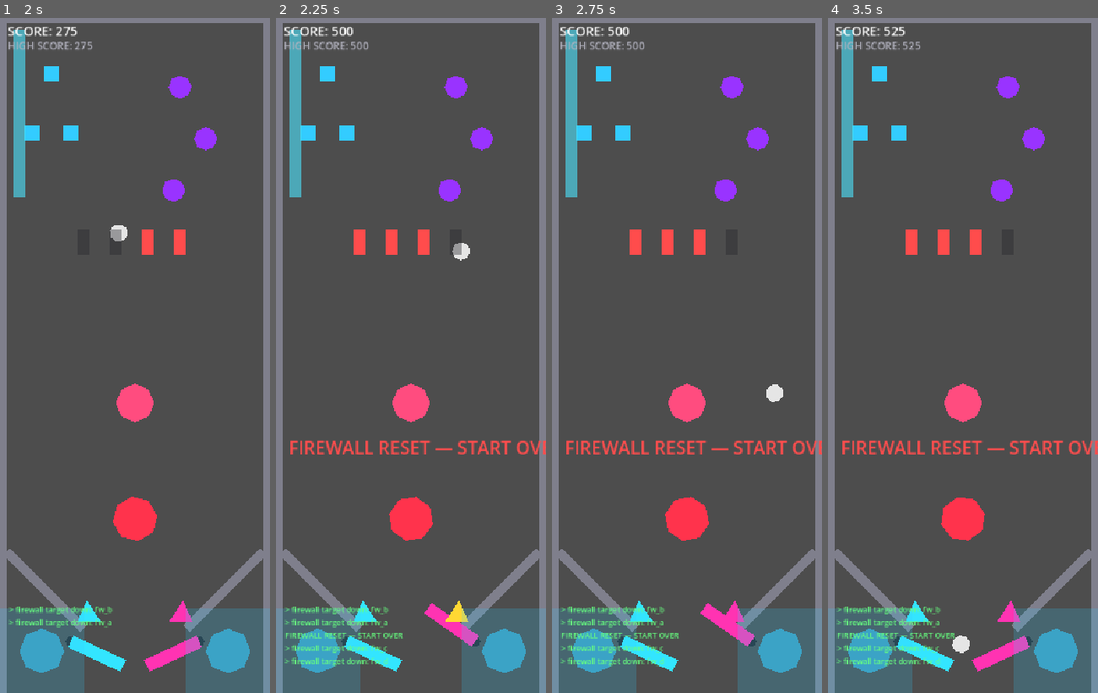
Above: before the commit, frames 1-4 (left to right).
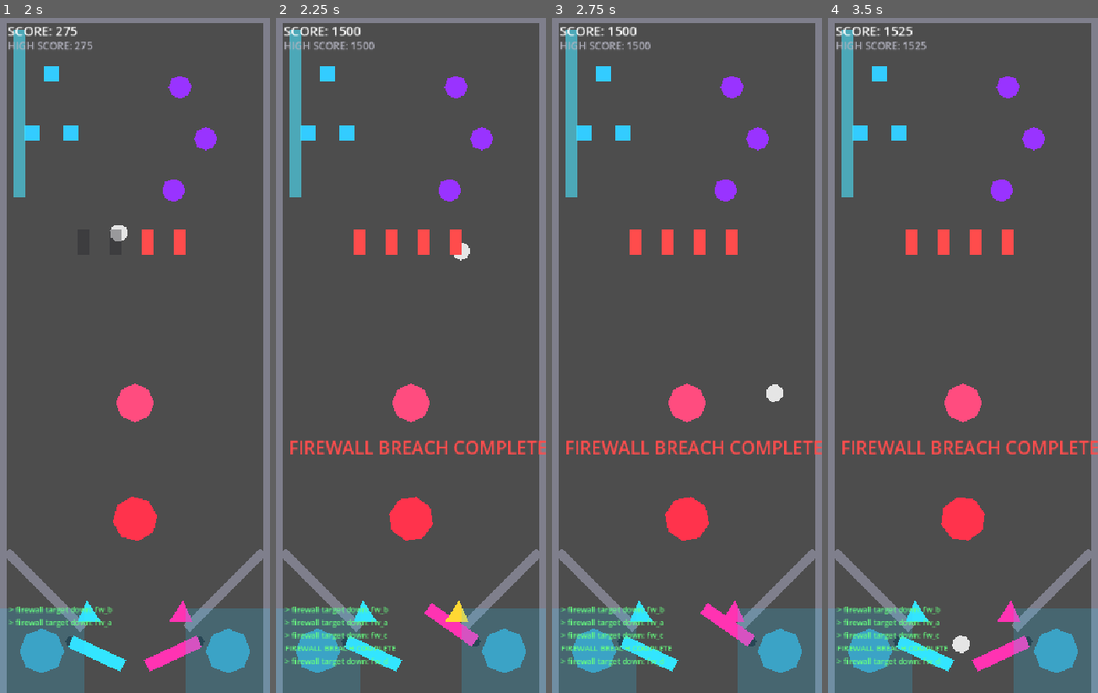
Above: after the commit, the same moments.

Repository: nobody174/pinball-adventure
Game: Godot game, scene res://tables/the_glitch/the_glitch.tscn
Two runs of this game, one before a commit and one after it. Both use one fixed random seed, a clock stepped at 60 frames per second and the inputs below. This scene is started directly instead of the project's main scene.
Inputs (mouse positions are in pixels of both pictures, inside the frame that each line leads up to):
- Up to frame 1 (2 s): tap Enter at 0.5 s; move the mouse to (194, 321) at 0.52 s; hold Right (flip_right) 0.53-1.25 s; tap Up (launch_ball) at 0.6 s; click (194, 321) at 0.67 s; drag from (81, 389) to (51, 72) at 1.27 s
- Up to frame 2 (2.25 s): move the mouse to (438, 207) at 2.02 s; hold Right (flip_right) from 2.03 s (still down); hold Shift from 2.03 s (still down)
- Up to frame 3 (2.75 s): keep holding Right (flip_right); keep holding Shift
- Up to frame 4 (3.5 s): release Right (flip_right) at 2.75 s; release Shift at 2.75 s; drag from (949, 490) to (860, 132) at 2.77 s

Frame 1 is identical in both runs. In frame 2, 1.4% of the frame differs, in the area x 3-100%, y 1-95%; in frame 3, 1.4%; in frame 4, 1.5%.

Commit message:
fix(glitch): Firewall Breach shouldn't require order
Designer hit a real bug: hit the targets right-to-left, one dropped (dark)
but nothing reset, unclear whether the mode ever completed.

Root cause was a design mismatch, not a typo: drop_target.gd always
physically drops on any hit regardless of order, but the objective only
resets visuals on a wrong-order hit *after* progress already existed -- the
very first wrong hit (order violated immediately) doesn't emit
sequence_reset at all, so the table never got a signal to pop the target
back up.

Order-sensitivity doesn't make sense for targets that stay down once hit --
that pattern only works for targets that flash-and-recover (the Shader
Nodes). Changed Firewall Breach to require_order=false (hit all 4, any
order -- matches how real drop-target banks usually work) and removed the
now-dead sequence_reset handling for it.

46/46 tests passing.

Co-Authored-By: Claude Sonnet 5 <noreply@anthropic.com>

Diff:
--- a/tables/the_glitch/the_glitch.gd
+++ b/tables/the_glitch/the_glitch.gd
@@ -56,7 +56,7 @@
 			"id": "firewall_breach",
 			"type": "hit_targets",
 			"target_ids": [FW_A, FW_B, FW_C, FW_D],
-			"require_order": true,
+			"require_order": false, ## Drop targets stay down once hit — order-sensitivity doesn't make sense here (see docs/PROGRESS.md).
 		},
 	])
 	objective_completed.connect(_on_objective_completed)
@@ -125,19 +125,13 @@
 	_show_feedback("CLOCK SYNC", Color(0.3, 0.9, 1, 1))
 
 func _on_objective_sequence_reset(objective_id: String) -> void:
+	if objective_id != "shader_rebuild":
+		return
 	## Wrong-order hit — make the reset visible instead of silently doing
 	## nothing, which read as "broken" rather than "wrong shot."
-	if objective_id == "shader_rebuild":
-		for target in $ShaderNodeTargets.get_children():
-			target.flash(Color(1, 0.2, 0.2, 1), 0.25)
-		_show_feedback("SEQUENCE RESET — START OVER", Color(1, 0.3, 0.3, 1))
-	elif objective_id == "firewall_breach":
-		## Drop targets don't pop back up on their own — a whiffed sequence
-		## should visibly reset the wall, not leave already-downed targets
-		## stuck down with no way to retry the sequence.
-		for drop_target in $FirewallBreach.get_children():
-			drop_target.reset_target()
-		_show_feedback("FIREWALL RESET — START OVER", Color(1, 0.3, 0.3, 1))
+	for target in $ShaderNodeTargets.get_children():
+		target.flash(Color(1, 0.2, 0.2, 1), 0.25)
+	_show_feedback("SEQUENCE RESET — START OVER", Color(1, 0.3, 0.3, 1))
 
 func _show_feedback(text: String, color: Color) -> void:
 	_feedback_label.text = text
Not shown, changed: docs/PROGRESS.md
